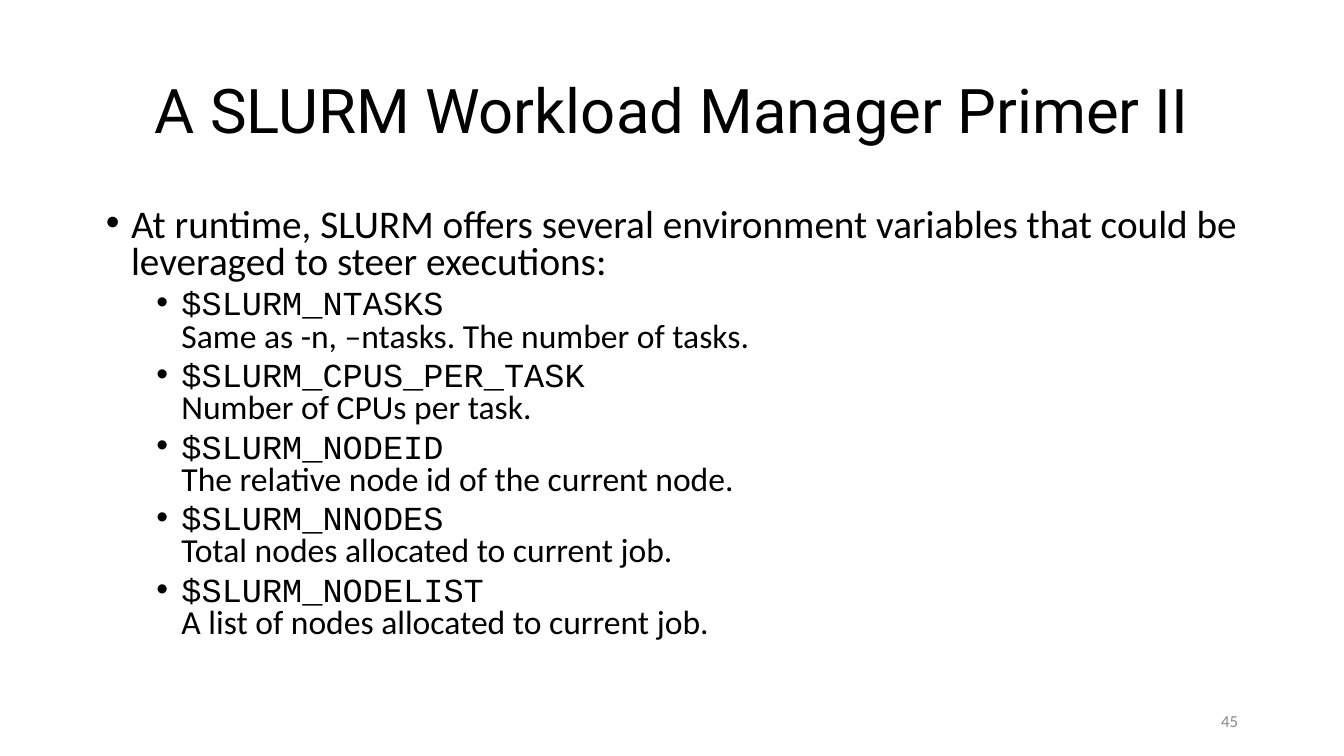
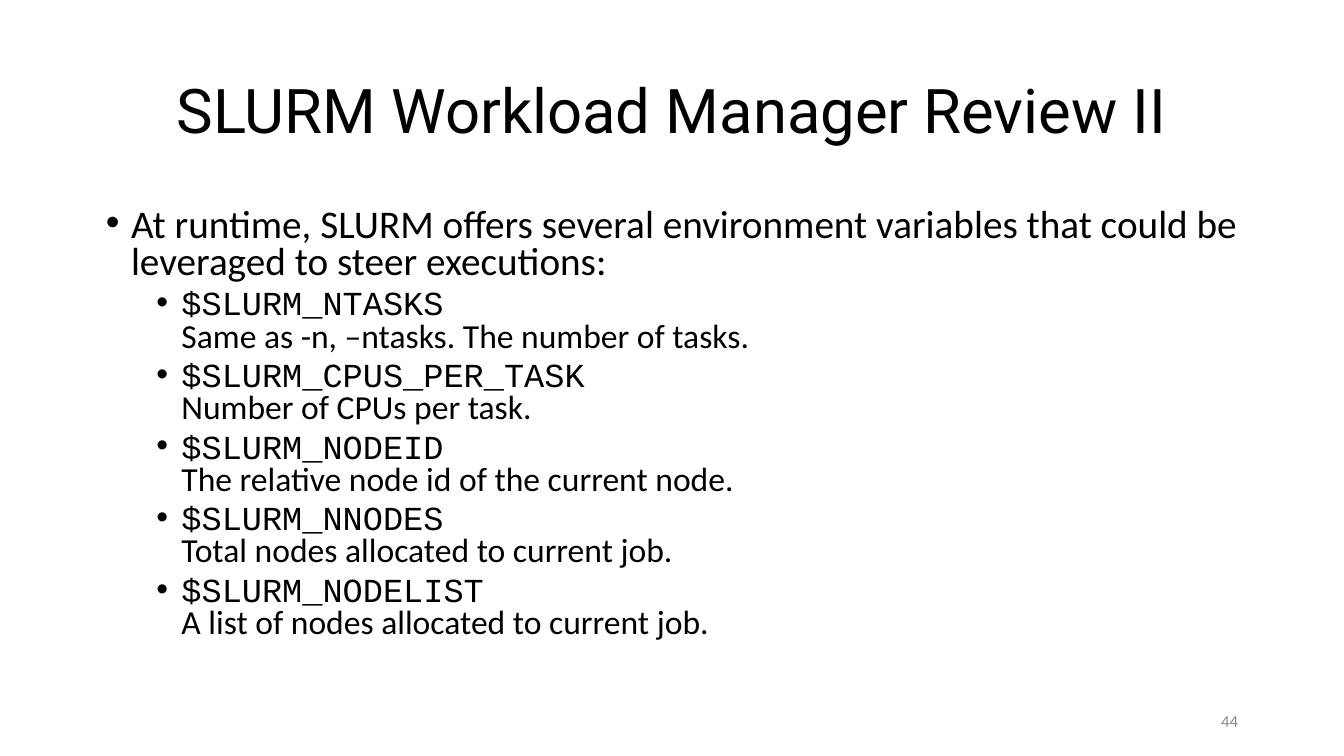
Before and after one commit to ketancmaheshwari/pearc24tut, a slide deck: slide 44 of gnu-parallel-tutorial.pptx (slide 45 before the commit). Drawn at 1344x756 pixels with LibreOffice and Linux fonts; fonts in the diff are those of the drawing. Boxes give left, top, right and bottom in pixels: in the first picture for what was removed or moved away, otherwise in the second. Text is boxed around its words. In the diff, an @@ line names an element or a change of style, - is before the commit and + after.

```diff
--- a/gnu-parallel-tutorial.pptx
+++ b/gnu-parallel-tutorial.pptx
@@ title at [177, 86, 1166, 146]: text changed @@
-A SLURM Workload Manager Primer II
+SLURM Workload Manager Review II
@@ page number at [1221, 716, 1238, 727]: text changed @@
-45
+44
```
Also in this commit, not shown: 6 other slides changed, 1 slide added, 2 slides removed, 3 other files.
